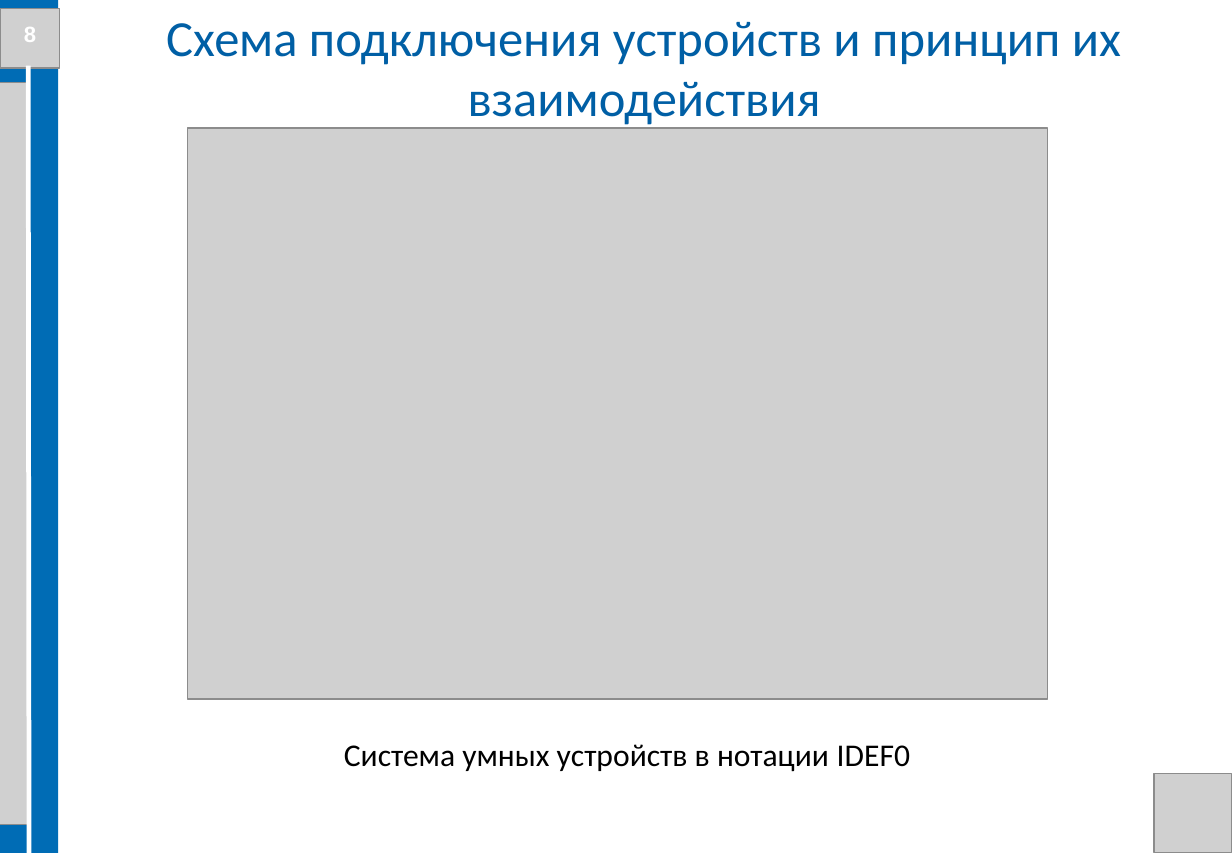
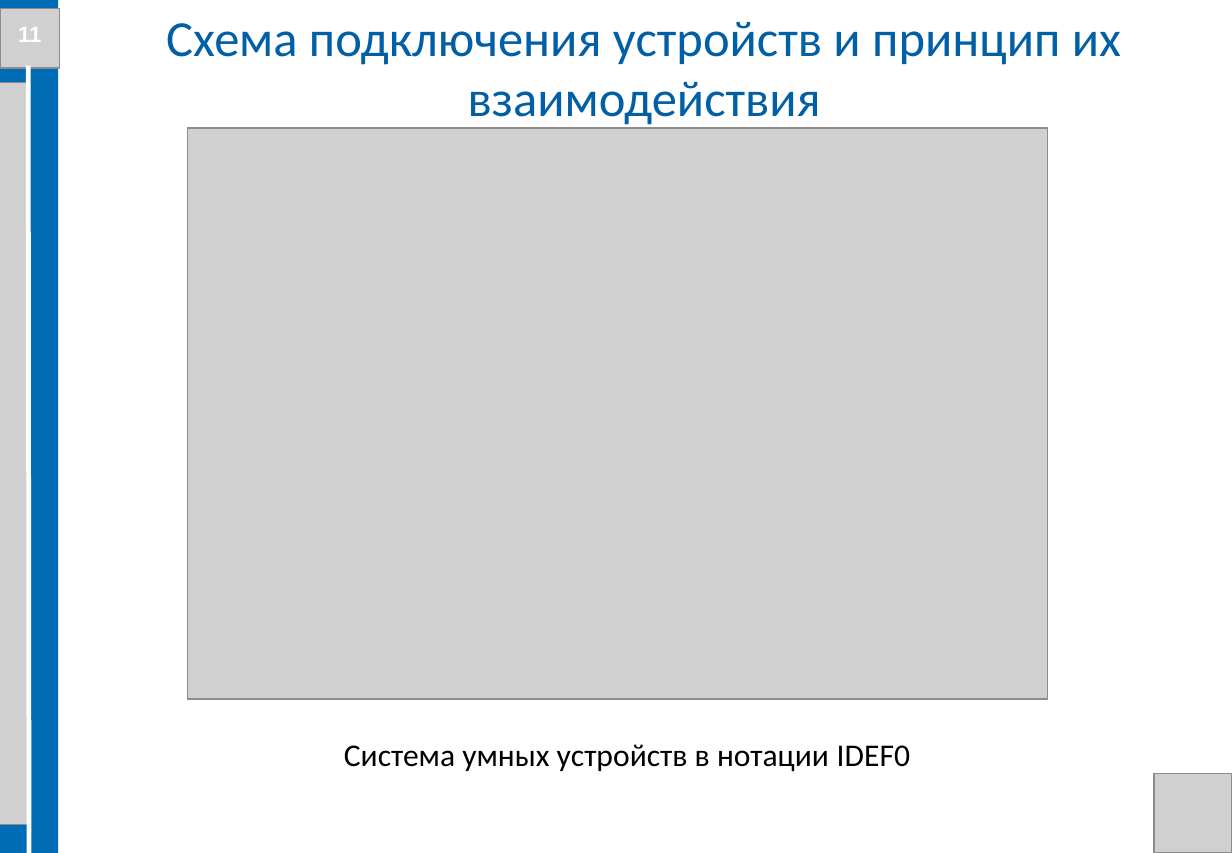
Before and after one commit to Evgenij1234/Diplom-work, a slide deck: slide 11 of Стасик/Презентация диплома Костюк С. В. БПЦ 21-01.pptx. Drawn at 1232x853 pixels with LibreOffice and Linux fonts; fonts in the diff are those of the drawing; grey boxes stand for pictures; background and template pictures are left out. Boxes give left, top, right and bottom in pixels: in the first picture for what was removed or moved away, otherwise in the second. Text is boxed around its words. In the diff, an @@ line names an element or a change of style, - is before the commit and + after.

```diff
--- a/Стасик/Презентация диплома Костюк С. В. БПЦ 21-01.pptx
+++ b/Стасик/Презентация диплома Костюк С. В. БПЦ 21-01.pptx
@@ text at bbox=[18, 27, 41, 42]: text changed @@
-8
+11
```
Also in this commit, not shown: 11 other slides changed, 1 other file.
